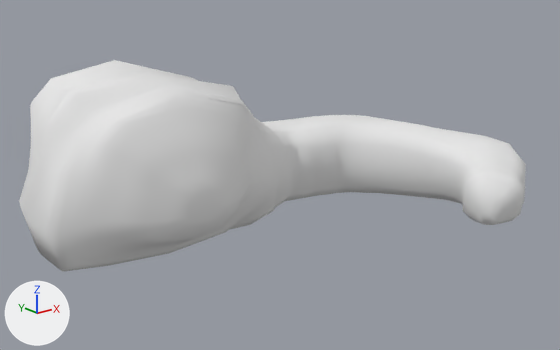
One commit to the Blender file models/cave/room05/room05c.blend: the scene before it, then after it.
Both versions are drawn from a camera (50 mm lens) standing at (-380.2, -202.5, 33.1) and looking at (-305.3, -108.8, -4.4). Every picture has the same lights, and +X, +Y and +Z are marked at lower left.

Script lines for the objects in view, before the commit:
```python
me_cylinder_000 = bpy.data.meshes.new('Cylinder.000')
me_cylinder_000.from_pydata(...)  # 840 vertices, 815 faces; spans x -350.9..-315.9, y -132.4..-92.8, z -5.5..17.7
me_cylinder_000.polygons.foreach_set('use_smooth', [True] * 815)
me_cylinder_000.materials.append(mat_cavern)  # its picture is missing
me_cylinder_001 = bpy.data.meshes.new('Cylinder.001')
me_cylinder_001.from_pydata(...)  # 648 vertices, 625 faces; spans x -315.9..-289.5, y -150.4..-111.4, z -4.0..7.4
me_cylinder_001.polygons.foreach_set('use_smooth', [True] * 625)
me_cylinder_001.materials.append(mat_cavern)  # its picture is missing
ob_room05c_walls_and_floors_000 = bpy.data.objects.new('room05c.walls_and_floors.000', me_cylinder_000)
ob_room05c_walls_and_floors_000.location = (0.0, 0.0, 0.0)
ob_room05c_walls_and_floors_001 = bpy.data.objects.new('room05c.walls_and_floors.001', me_cylinder_001)
ob_room05c_walls_and_floors_001.location = (0.0, 0.0, 0.0)
```
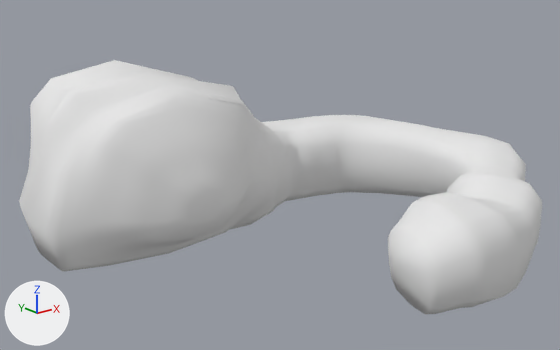
What differs and where, as boxes [x1, y1, x2, y2] in the pictures (560 x 350 px):
'room05c.cavern.001', added: after [388, 171, 542, 314]
part 1 of me_cylinder_001, deleted: before [463, 172, 523, 225]

Edits to the bpy script that builds the scene:
```text
Change me_cylinder_001:
    used by ob_room05c_walls_and_floors_001; location = (0.0, 0.0, 0.0)
    remove me_cylinder_001.from_pydata(...)  # 648 vertices, 625 faces; spans x -315.9..-289.5, y -150.4..-111.4, z -4.0..7.4
    add me_cylinder_001.from_pydata(...)  # 552 vertices, 528 faces; spans x -315.9..-289.5, y -150.4..-111.4, z -4.0..7.4
    me_cylinder_001 part 1
    96 vertices are removed from x -305.3..-300.8, y -150.3..-145.1, z -1.7..4.5
    97 faces are deleted
Add me_cylinder_002:
    me_cylinder_002.from_pydata(...)  # 912 vertices, 889 faces; spans x -326.8..-300.0, y -160.7..-144.4, z -3.7..6.9
    me_cylinder_002.polygons.foreach_set('use_smooth', [True] * 889)
    me_cylinder_002.materials.append(mat_cavern)  # its picture is missing
Add ob_room05c_cavern_001:
    ob_room05c_cavern_001 = bpy.data.objects.new('room05c.cavern.001', me_cylinder_002)
    ob_room05c_cavern_001.location = (0.0, 0.0, 0.0)
```
